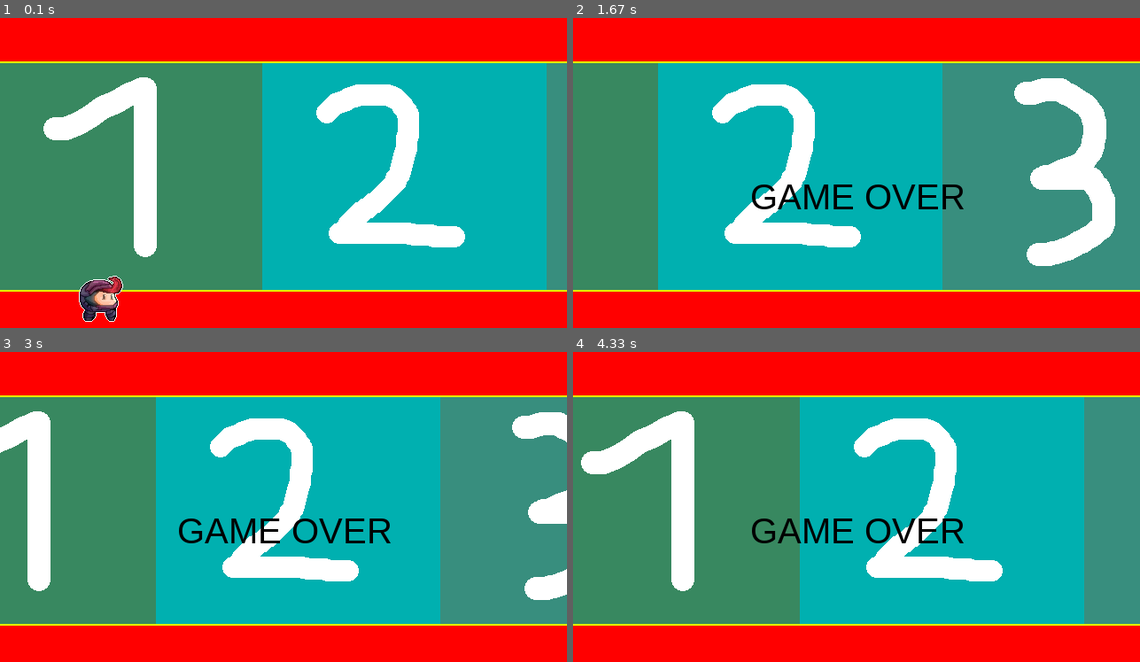
Above: before the commit, frames 1-4 (two rows, left to right).
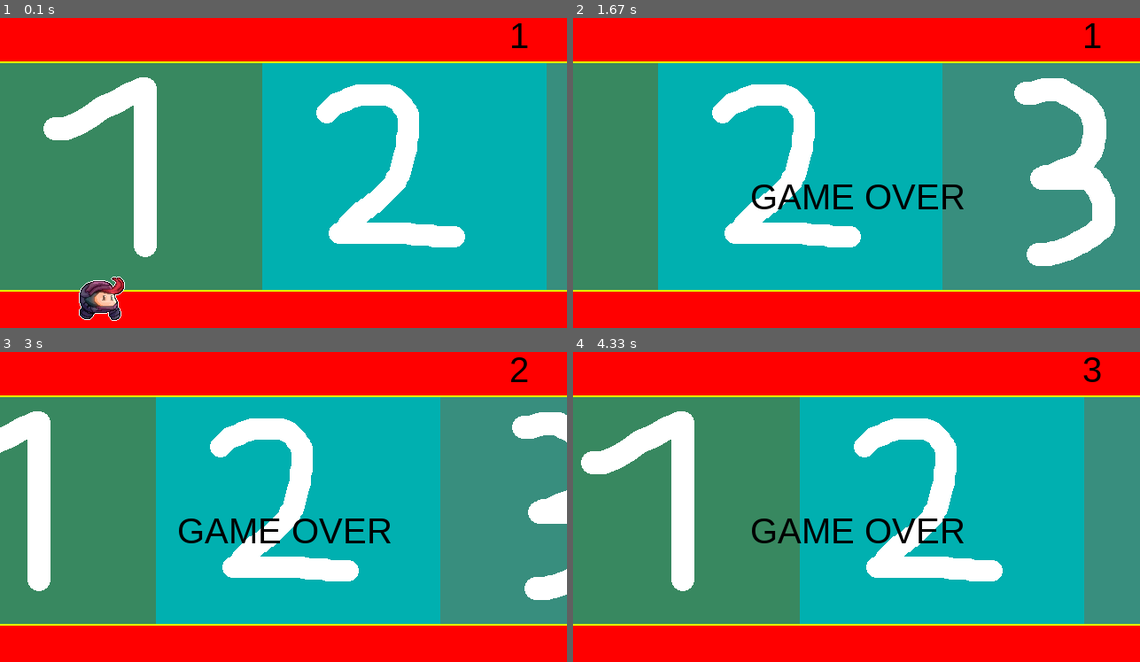
Above: after the commit, the same moments.

Repository: AP-Class-Activities/Final-Project-T-19
Game: pygame game, started from Main/main.py
Two runs of this game, one before a commit and one after it. Both use one fixed random seed, a clock stepped at 60 frames per second and the inputs below.
Inputs:
- Up to frame 1 (0.1 s): no input
- Up to frame 2 (1.67 s): tap K at 0.88 s
- Up to frame 3 (3 s): no input
- Up to frame 4 (4.33 s): no input

The runs differ from the first frame. In frame 1, 0.6% of the frame differs, in the area x 13-94%, y 1-98%; in frame 2, less than 0.1%; in frame 3, 0.1%; in frame 4, 0.1%.

Commit message:
- Added score system - Renamed some function names - Added spawner

Diff:
--- a/Main/main.py
+++ b/Main/main.py
@@ -26,9 +26,11 @@
 setWindowTitle("Gravity Ninja")
 setIcon('images/icon.png')
 
-#targetTime = 0
+targetTime = 0
+
 
 ############ test sound, music and gameover text
+a = 23
 gameover = makeLabel("GAME OVER",40,200,192,"black")
 s_jump = makeSound('sounds/Jump.wav')
 mus_test1 = makeSound('sounds/mus_inGame.wav')
@@ -36,7 +38,7 @@
 #############
 
 
-class player:
+class Player:
 
     def __init__(self,xpos,ypos,grav,spr):
         self.alive = True
@@ -55,9 +57,9 @@
         #
         # self.a0 = False
         # self.a1 = False
-    def START(self):
-
-        if clock() > self.theTime:  ##### marboot be animation
+    def spawn(self):
+
+        if self.theTime > self.theTime:  ##### marboot be animation
             self.frame = (self.frame+1)%self.gframe
             self.theTime += 60
 
@@ -117,7 +119,7 @@
     def draw(self):
         pass
 
-    def KILL(self): #player mimire va spritesh az bane mire
+    def despawn(self): #player mimire va spritesh az bane mire
         if self.alive == True:
             self.alive = False
             print("Player is dead")
@@ -125,22 +127,48 @@
             #test music(music momkene ziad boland bashe, check konin)
             stopSound(mus_test1)
             playSound(mus_test2, loops=-1) #loop = -1 bashe bi nahyat loop mishe
-
-class testobj:
-    def __init__(self,xpos,ypos,spr):
-        self.xpos = xpos
-        self.ypos = ypos
-        self.sprite = makeSprite(spr)
-
-
-
-
-pl = player(112,322,7,"images/SPR_NINJA.png")
-
+class Spawner:
+    def __init__(self,x,y):
+        self.x = x
+        self.y = y
+    def spawnPlayer(self,player):
+        player.spawn()
+    def spawnCoin(self):
+        pass
+
+
+
+class ScoreSystem:
+    def __init__(self, xpos, ypos,size): #sprite too?
+        self.score = 0
+        self.body = makeLabel(str(self.score),size, xpos, ypos, "black")
+    def Reset(self):
+        self.score = 0
+    def Setscore(self,num):
+        self.score = num
+        changeLabel(self.body,str(self.score))
+    def Addscore(self,num):
+        self.score += num
+        changeLabel(self.body, str(self.score))
+    def testprint(self):
+        print(self.score)
+    def draw(self):
+        showLabel(self.body)
+
+
+
+
+
+
+pl = Player(112,322,7,"images/SPR_NINJA.png")
+spawnerP = Spawner(112,322)
+
+scoreboard = ScoreSystem(575,10,40)
+scoreboard.draw()
 
 playSound(mus_test1,loops=-1) #turn to class (music player)
-
 run = True
+
 while run:
 
     # if (keyPressed("left")): #in size windows ro tagheer mide. shayad be dard bokhore baadan.
@@ -159,14 +187,21 @@
     #     bgs = 0
 
     scrollBackground(scrollSpeed, 0) #harekate background
-    pl.START()
+    spawnerP.spawnPlayer(pl)
     ############################
 
     if (keyPressed("k")): #kelid k = koshtan player
-        pl.KILL()
+        pl.despawn()
         scrollSpeed = 1
         showLabel(gameover)
 
+    if (keyPressed("s")):
+        scoreboard.Addscore(1)
+
+    if clock() > targetTime:  # in ye timer hast vase baad
+        targetTime = clock() + 2000
+        scoreboard.Addscore(1)
+
 
     tick(60) #fps
     updateDisplay() #update
